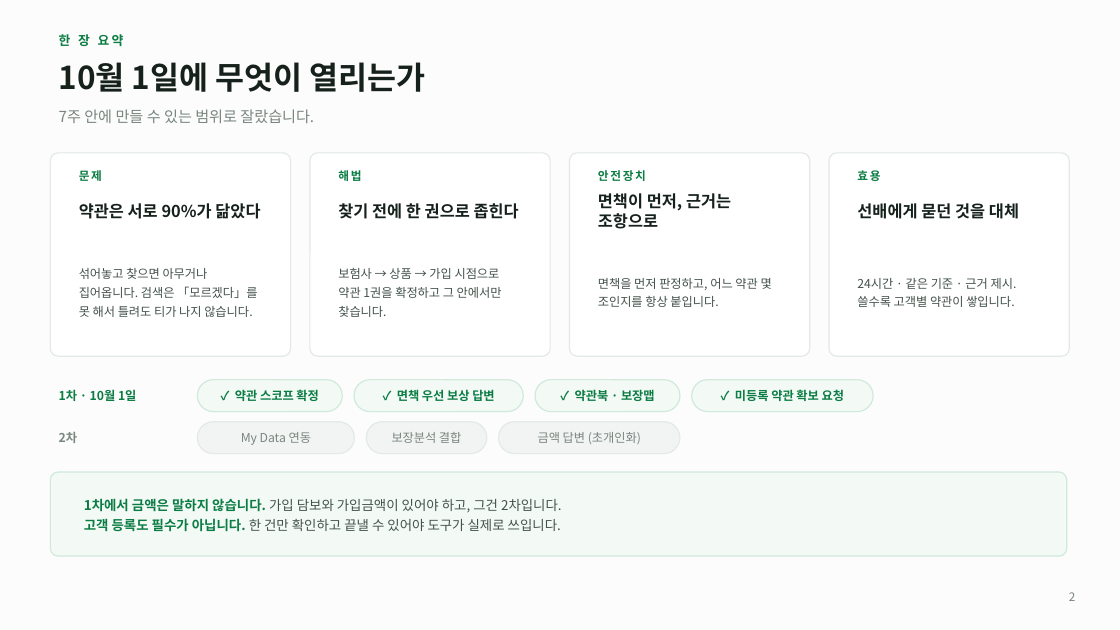
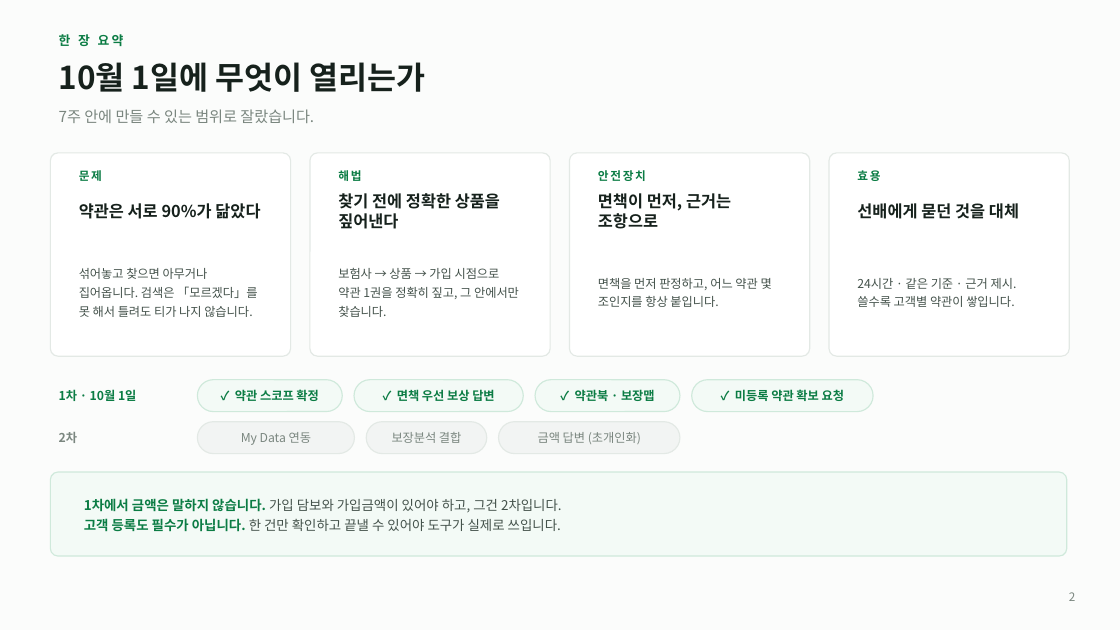
Before and after one commit to acathy870928-hash/chacha6377, a slide deck: slide 2 of docs/Insurance_AI_상담설계.pptx. Drawn at 1120x630 pixels with LibreOffice and Linux fonts; fonts in the diff are those of the drawing. Boxes give left, top, right and bottom in pixels: in the first picture for what was removed or moved away, otherwise in the second. Text is boxed around its words. In the diff, an @@ line names an element or a change of style, - is before the commit and + after.

```diff
--- a/docs/Insurance_AI_상담설계.pptx
+++ b/docs/Insurance_AI_상담설계.pptx
@@ text at (338,193,500,229): text changed @@
-찾기 전에 한 권으로 좁힌다
+찾기 전에 정확한 상품을 짚어낸다
@@ text at (338,268,519,317): text changed @@
-보험사 → 상품 → 가입 시점으로 약관 1권을 확정하고 그 안에서만 찾습니다.
+보험사 → 상품 → 가입 시점으로 약관 1권을 정확히 짚고, 그 안에서만 찾습니다.
```
Also in this commit, not shown: 6 other slides changed, 5 other files.
